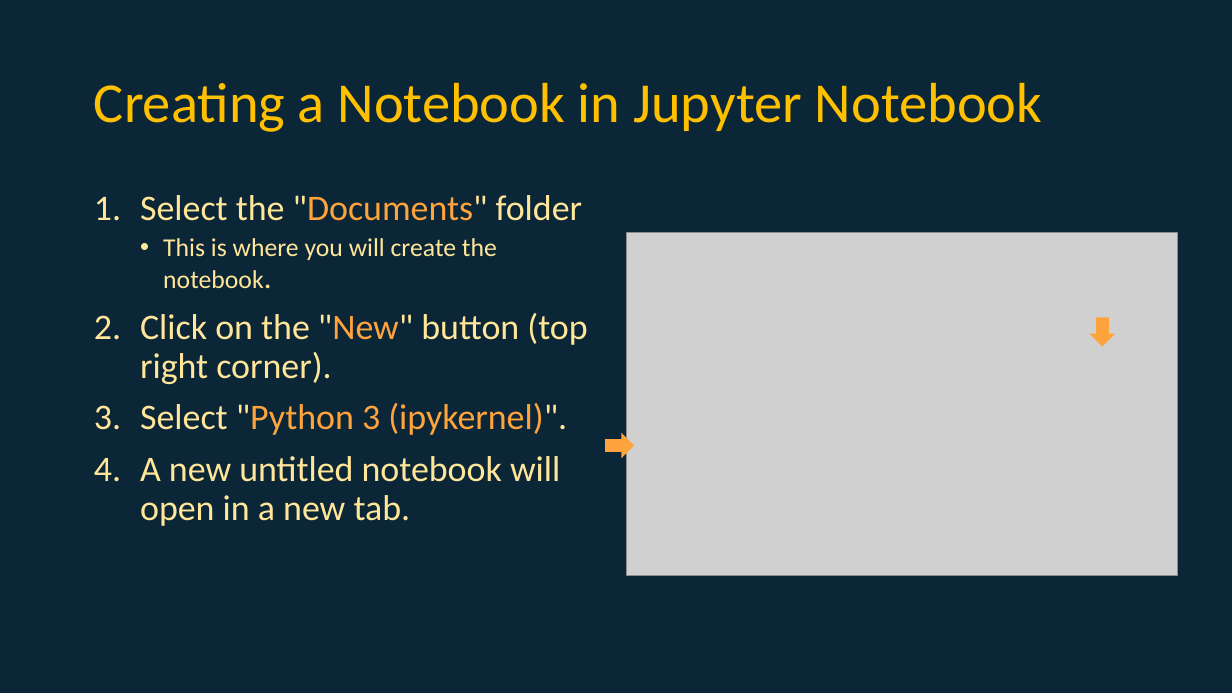
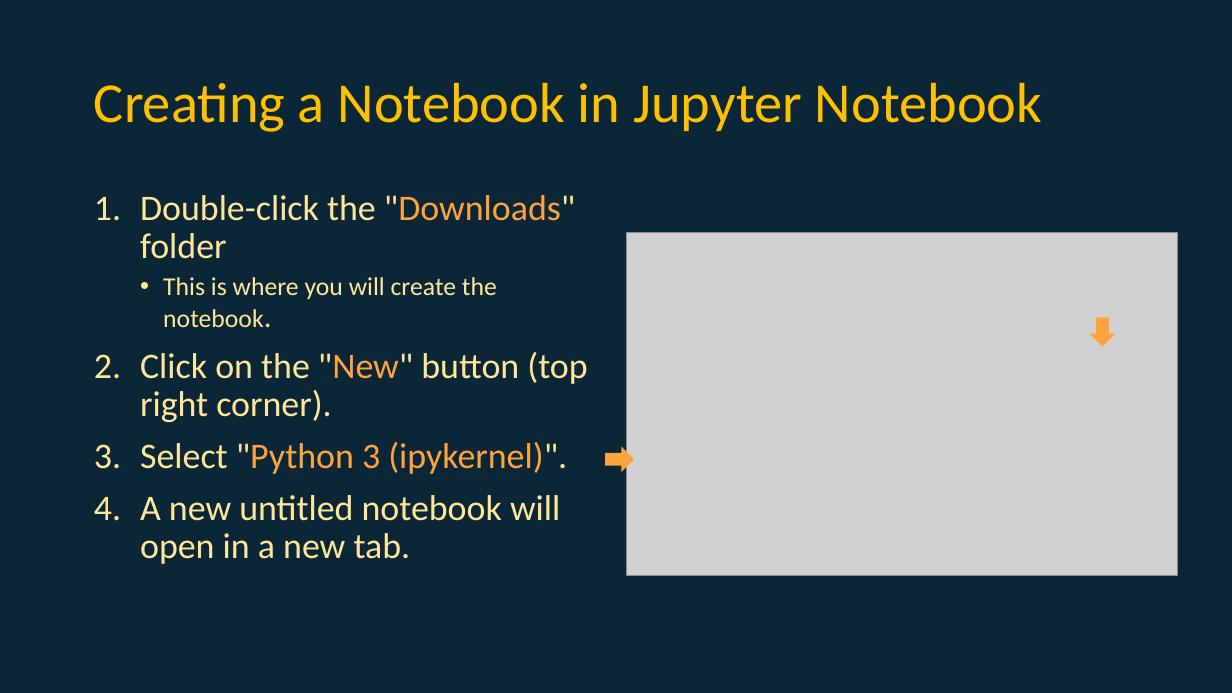
Before and after one commit to nnnamoko/EHUProgrammingTaster, a slide deck: slide 14 of ApplicantVisitDay.pptx. Drawn at 1232x693 pixels with LibreOffice and Linux fonts; fonts in the diff are those of the drawing; grey boxes stand for pictures; background and template pictures are left out. Boxes give left, top, right and bottom in pixels: in the first picture for what was removed or moved away, otherwise in the second. Text is boxed around its words. In the diff, an @@ line names an element or a change of style, - is before the commit and + after.

```diff
--- a/ApplicantVisitDay.pptx
+++ b/ApplicantVisitDay.pptx
@@ text at (x1=140, y1=195, x2=575, y2=259): text changed @@
-1. Select the "Documents" folder
+1. Double-click the "Downloads" folder
@@ right arrow moved from (x1=605, y1=433, x2=634, y2=458) to (x1=605, y1=446, x2=634, y2=472) @@
```
Also in this commit, not shown: 2 other slides changed.
